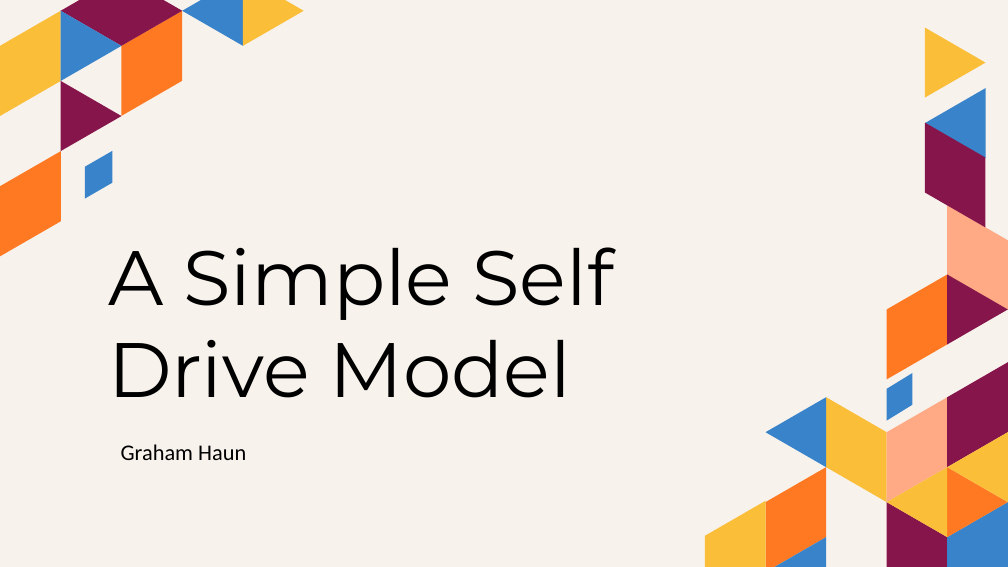
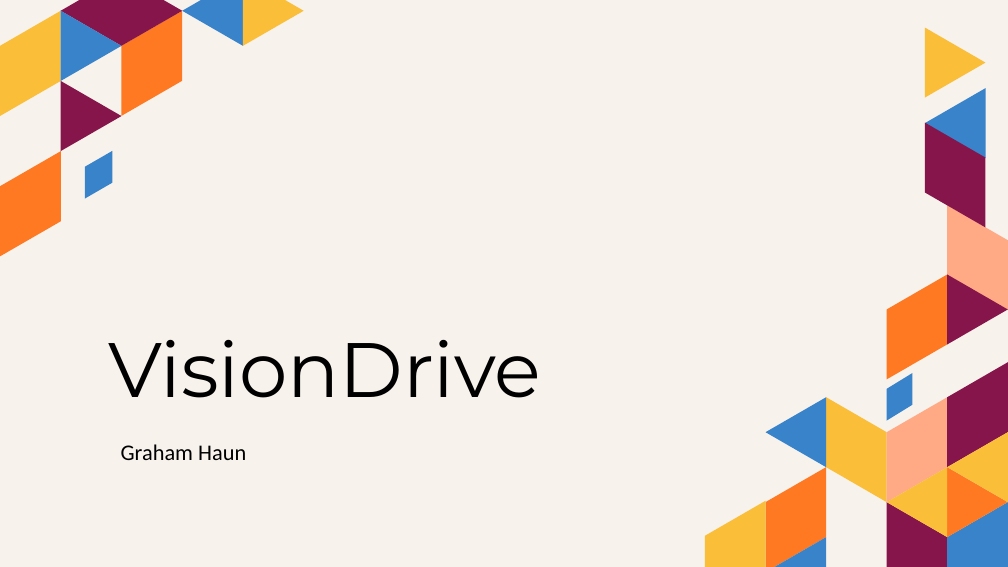
Before and after one commit to grahamjh99/VisionDrive, a slide deck: slide 1 of presentation/A Simple Self Drive Model.pptx. Drawn at 1008x567 pixels with LibreOffice and Linux fonts; fonts in the diff are those of the drawing. Boxes give left, top, right and bottom in pixels: in the first picture for what was removed or moved away, otherwise in the second. Text is boxed around its words. In the diff, an @@ line names an element or a change of style, - is before the commit and + after.

```diff
--- a/presentation/A Simple Self Drive Model.pptx
+++ b/presentation/A Simple Self Drive Model.pptx
@@ title at <box>108,340,541,398</box>: text changed @@
-A Simple Self Drive Model
+VisionDrive
```
Also in this commit, not shown: 1 other file.
